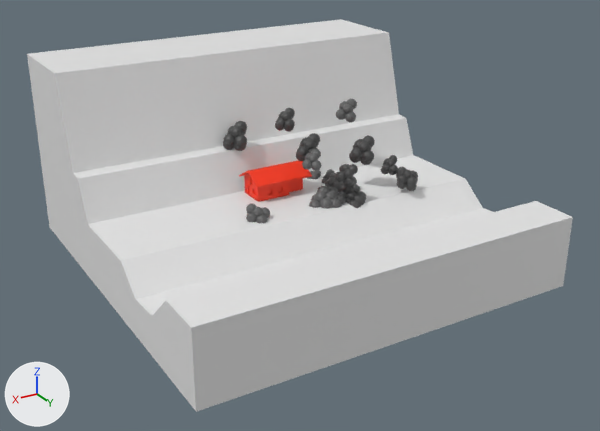
The glTF model POUTNICI/CHATA.glb, before and after one commit.
The view is the same before and after, from a 50 mm lens placed at (22.8, 40.9, 18.5), pointed at (-0.1, 2.7, -0.6). Lighting does not change. The marker at lower left points along +X, +Y and +Z. The first picture is the older version. Where no turn or scale is listed for an object, it has been applied to the vertices.
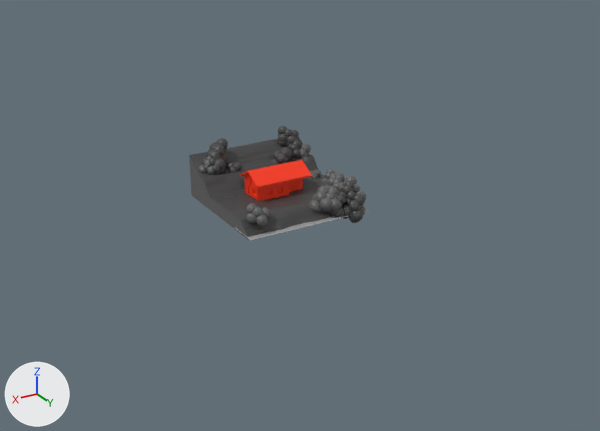
What changed in the scene script:
```text
Add mat_material:
    mat_material = principled_material('Material')
    mat_material.base_color = (0.8, 0.8, 0.8)  # white #e7e7e7
    mat_material.transmission_weight = 0.63
Add me_plane_009:
    me_plane_009.from_pydata(...)  # 138 vertices, 156 faces; spans x -3.9..3.87, y -3.87..3.48, z -0.44..1.83
    me_plane_009.materials.append(mat_material_002)  # dark grey #444444
Add me_plane_008:
    me_plane_008.from_pydata([(-3.93, -1.0, 0.0), (3.93, -1.0, 0.0), (-3.93, 1.0, 0.0), (3.93, 1.0, 0.0)], [], [(0, 1, 3), (0, 3, 2)])
    me_plane_008.materials.append(mat_material)  # white #e7e7e7
Add me_plane_002:
    me_plane_002.from_pydata(...)  # 393 vertices, 646 faces; spans x -3.9..3.89, y -3.87..3.88, z -0.84..1.86
    me_plane_002.materials.append(mat_material_003)  # dark grey #5f5f5f
Add me_plane_001:
    me_plane_001.from_pydata(...)  # 620 vertices, 1042 faces; spans x -3.9..3.89, y -3.87..3.87, z -0.84..1.86
    me_plane_001.materials.append(mat_material_002)  # dark grey #444444
Change ob_icosphere_003:
    ob_icosphere_003.location: (-5.84, -1.43, 4.04) -> (-3.25, -2.71, 1.18)
Change ob_icosphere_004:
    ob_icosphere_004.location: (-6.33, 2.57, 1.32) -> (-2.76, -2.89, 1.34)
Change ob_icosphere_005:
    ob_icosphere_005.location: (-5.07, 1.37, 2.26) -> (-1.63, -2.65, 0.94)
Change ob_icosphere_006:
    ob_icosphere_006.location: (-2.76, 3.21, 1.88) -> (1.68, -2.74, 1.0)
Change ob_icosphere_007:
    ob_icosphere_007.location: (-1.54, 0.89, 2.8) -> (2.16, -3.83, 1.8)
Change ob_icosphere_008:
    ob_icosphere_008.location: (1.42, -2.68, 3.0) -> (2.59, -3.39, 1.52)
Change ob_icosphere_009:
    ob_icosphere_009.location: (-1.07, 2.18, 2.57) -> (3.08, -3.08, 1.41)
Change ob_icosphere_010:
    ob_icosphere_010.location: (-0.73, -0.33, 4.31) -> (2.86, -3.05, 1.35)
Remove ob_cube:
    ob_cube = bpy.data.objects.new('Cube', me_cube)
    ob_cube.location = (0.0, 0.0, 0.0)
Change ob_icosphere_001:
    ob_icosphere_001.location: (-6.46, 3.96, 0.52) -> (-2.45, -3.34, 1.77)
Add ob_plane_005:
    ob_plane_005 = bpy.data.objects.new('Plane.005', me_plane_009)
    ob_plane_005.location = (0.0, 0.0, 0.0)
Add ob_plane_004:
    ob_plane_004 = bpy.data.objects.new('Plane.004', me_plane_008)
    ob_plane_004.location = (0.0, 3.15, -0.68)
Add ob_plane_002:
    ob_plane_002 = bpy.data.objects.new('Plane.002', me_plane_002)
    ob_plane_002.location = (0.0, 0.0, 0.0)
Add ob_plane_001:
    ob_plane_001 = bpy.data.objects.new('Plane.001', me_plane_001)
    ob_plane_001.location = (0.0, 0.0, 0.0)
```

What differs and where, as boxes (x1, y1, x2, y2) in the pictures (600 x 431 px):
'Cube', deleted
    before: (27, 19, 573, 412)
'Plane.001', added
    after: (192, 136, 333, 240)
'Plane.002', added
    after: (189, 156, 249, 240)
'Icosphere.008', moved
    before: (223, 121, 247, 151)
    after: (202, 144, 225, 174)
'Icosphere.005', moved
    before: (349, 135, 375, 165)
    after: (270, 147, 292, 165)
'Icosphere.001', moved
    before: (396, 167, 418, 191)
    after: (278, 126, 299, 147)
'Icosphere.007', moved
    before: (296, 133, 320, 161)
    after: (209, 138, 228, 164)
'Icosphere.003', moved
    before: (336, 98, 357, 123)
    after: (291, 143, 311, 162)
'Icosphere.006', moved
    before: (335, 164, 358, 186)
    after: (223, 162, 242, 173)
'Icosphere.010', moved
    before: (275, 108, 295, 132)
    after: (203, 156, 221, 175)
'Plane.005', added
    after: (189, 142, 343, 206)
'Icosphere.009', moved
    before: (302, 149, 321, 171)
    after: (199, 155, 214, 175)
'Icosphere.004', moved
    before: (381, 155, 398, 175)
    after: (287, 140, 300, 159)
'Plane.004', added
    after: (234, 210, 368, 240)
